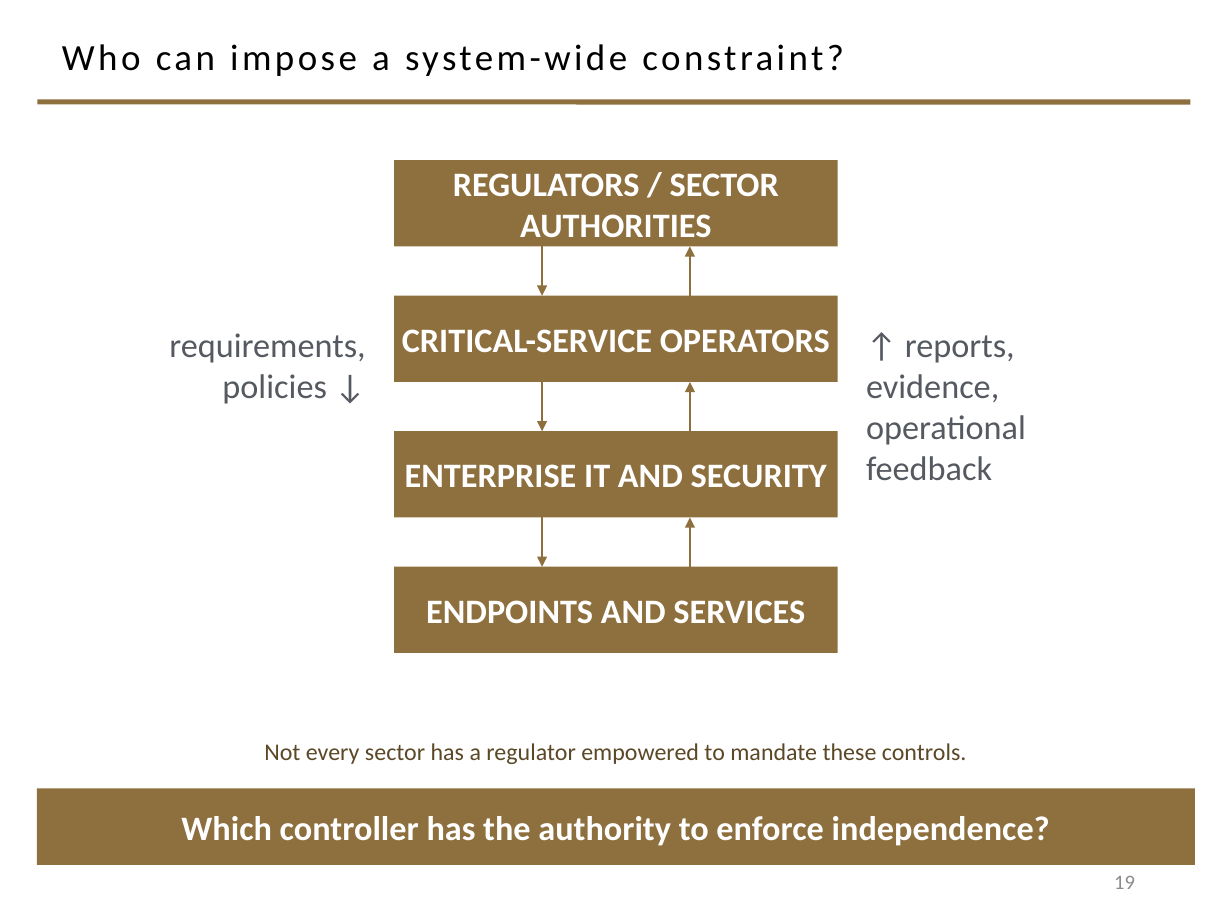
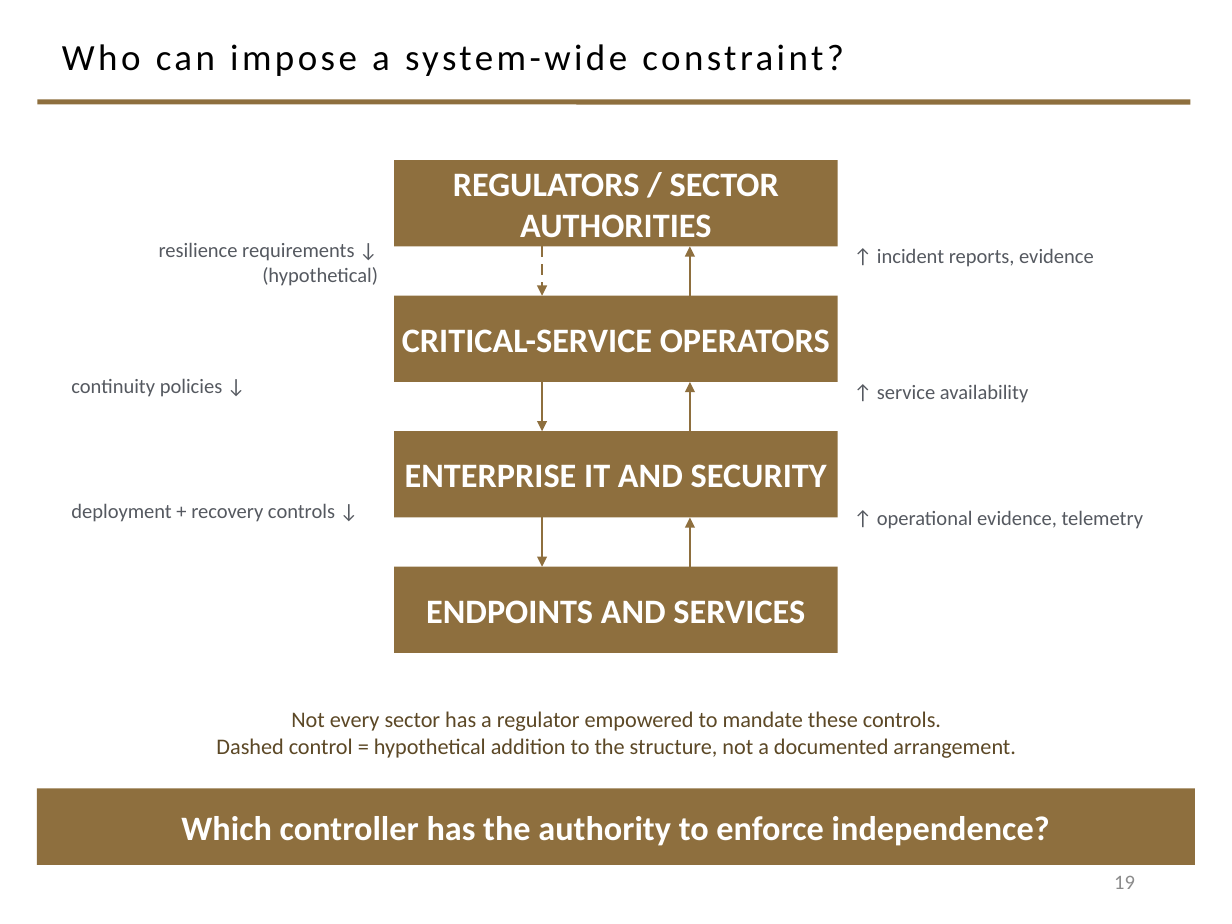
Before and after one commit to davisjam/model-based-agentic-software-engineering, a slide deck: slide 19 of book/_design/2-4-redux-build/2-4-redux-WIP.pptx. Drawn at 1232x924 pixels with LibreOffice and Linux fonts; fonts in the diff are those of the drawing; background and template pictures are left out. Boxes give left, top, right and bottom in pixels: in the first picture for what was removed or moved away, otherwise in the second. Text is boxed around its words. In the diff, an @@ line names an element or a change of style, - is before the commit and + after.

```diff
--- a/book/_design/2-4-redux-build/2-4-redux-WIP.pptx
+++ b/book/_design/2-4-redux-build/2-4-redux-WIP.pptx
@@ text at (159, 242, 378, 286): text changed; size 20 to 12 pt @@
-requirements,
-policies ↓
+resilience requirements ↓
+(hypothetical)
@@ arrow (542, 246) - (542, 296): stroke #8E6F3E 1.5 pt to #8E6F3E 1.5 pt dashed @@
@@ text at (877, 248, 1094, 267): text changed; size 20 to 12 pt @@
-↑ reports, evidence,
-operational feedback
+↑ incident reports, evidence
@@ text added at (71, 378, 223, 397), 12 pt, text #555960 @@
+continuity policies ↓
@@ text added at (877, 384, 1028, 403), 12 pt, text #555960 @@
+↑ service availability
@@ text added at (71, 503, 335, 522), 12 pt, text #555960 @@
+deployment + recovery controls ↓
@@ text added at (877, 510, 1144, 529), 12 pt, text #555960 @@
+↑ operational evidence, telemetry
@@ text "Not every sector has a ...": place and size @@
-text "Not every sector has a ..." at (264, 743, 967, 764)
+text "Not every sector has a ..." at (216, 711, 1016, 758)
@@ text at (291, 711, 941, 731): size 14 to 13 pt in "Not every sector has a regulator empowered ..." @@
@@ text at (216, 738, 1016, 758): paragraph added @@
+Dashed control = hypothetical addition to the structure, not a documented arrangement.
```
Also in this commit, not shown: 10 other slides changed, 2 other files.
